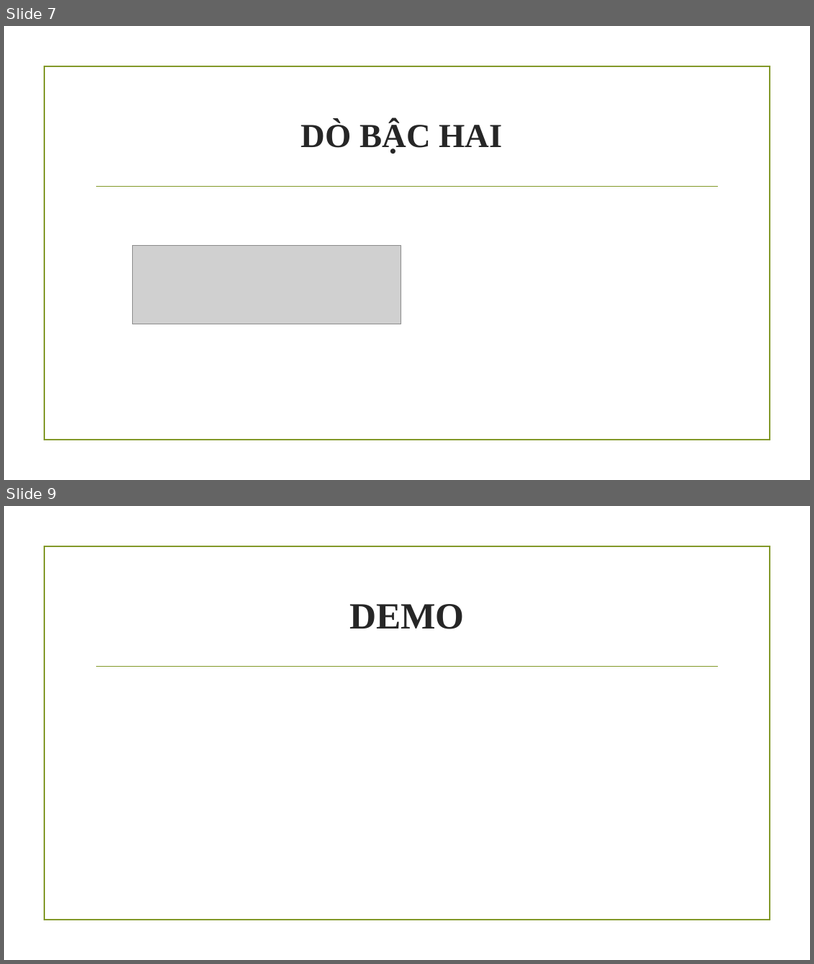
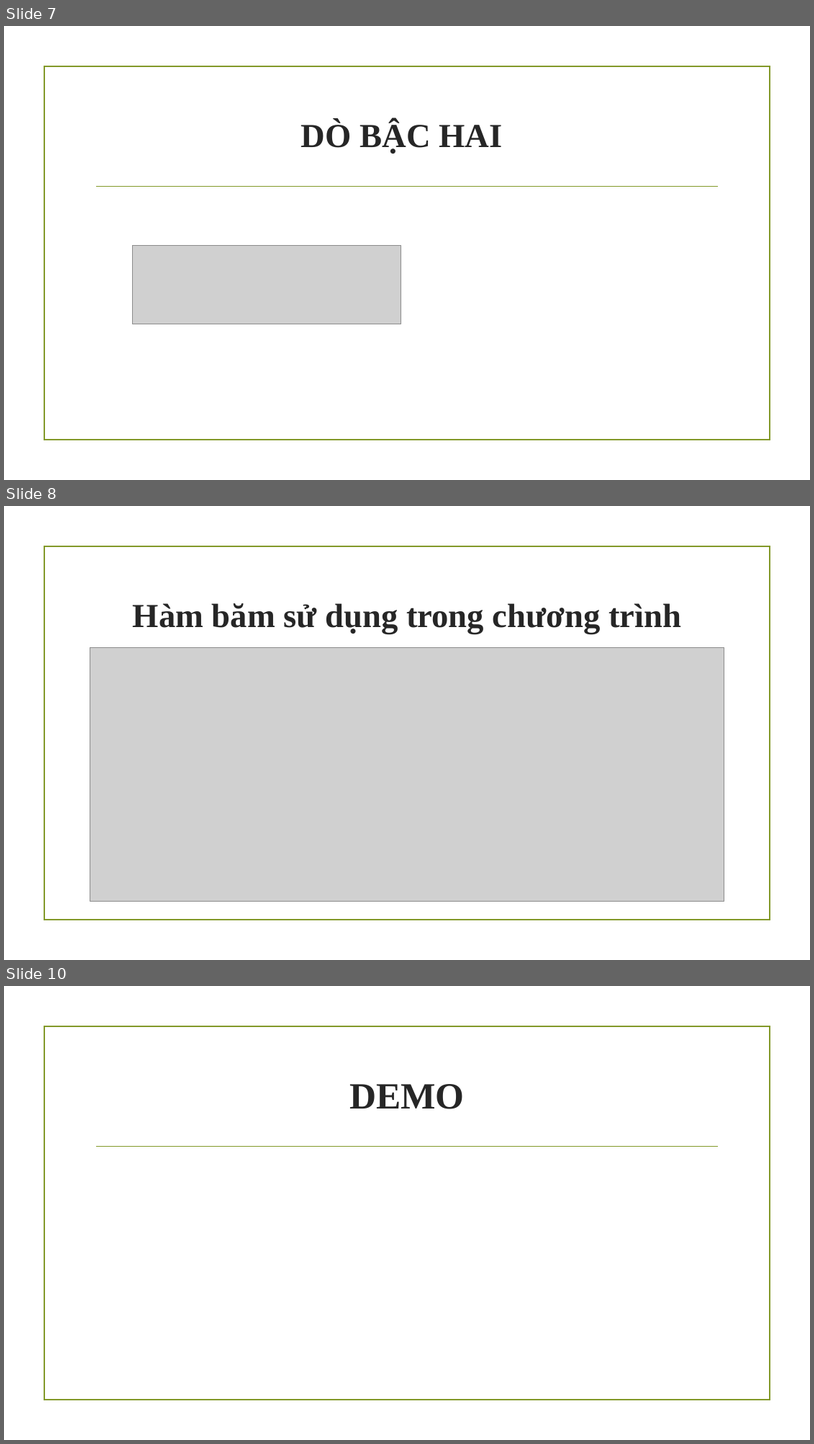
Before and after one commit to rongxanh77443/ctdl-gt, a slide deck: Report-CTDL-1312.pptx. Shown one above the other, each under a label of ours: slides 7 and 9 before the commit, slides 7, 8 and 10 after it; the slides between them are not shown. The pictures are 814x964 and 814x1444 pixels, drawn with LibreOffice and Linux fonts; fonts in the diff are those of the drawing; grey boxes stand for pictures; background and template pictures are left out. Boxes give left, top, right and bottom in pixels: in the first picture for what was removed or moved away, otherwise in the second. Text is boxed around its words. In the diff, an @@ line names an element or a change of style, - is before the commit and + after.

```diff
--- a/Report-CTDL-1312.pptx
+++ b/Report-CTDL-1312.pptx
@@ slide 8 added at <box>4,506,810,960</box>, background picture (left out); not listed: 1 template element that a slide beside it also shows @@
@@ title added at <box>133,603,682,634</box>, 40 pt, text #262626, bold @@
+Hàm băm sử dụng trong chương trình
@@ picture added at <box>90,648,725,901</box> @@
@@ what was slide 9 is now slide 10 @@
```
Also in this commit, not shown: 1 slide changed, 32 other files.
